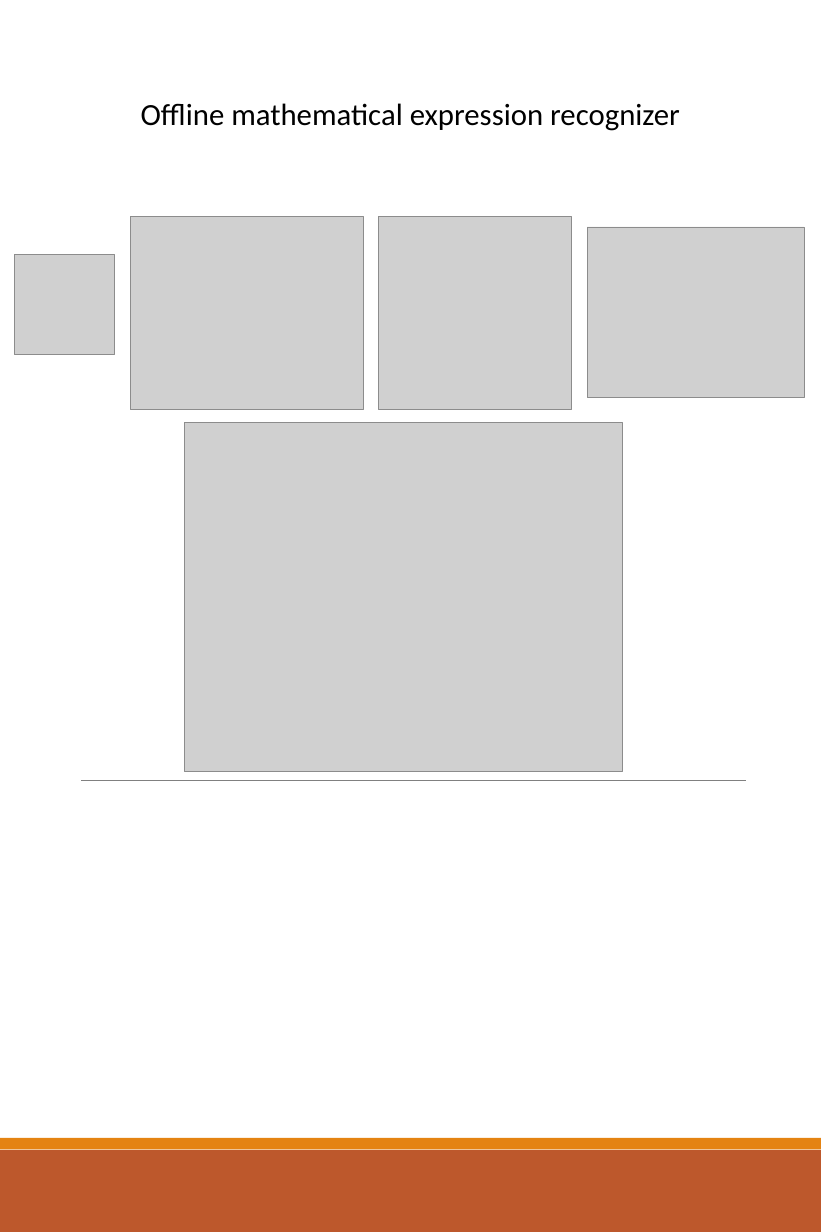
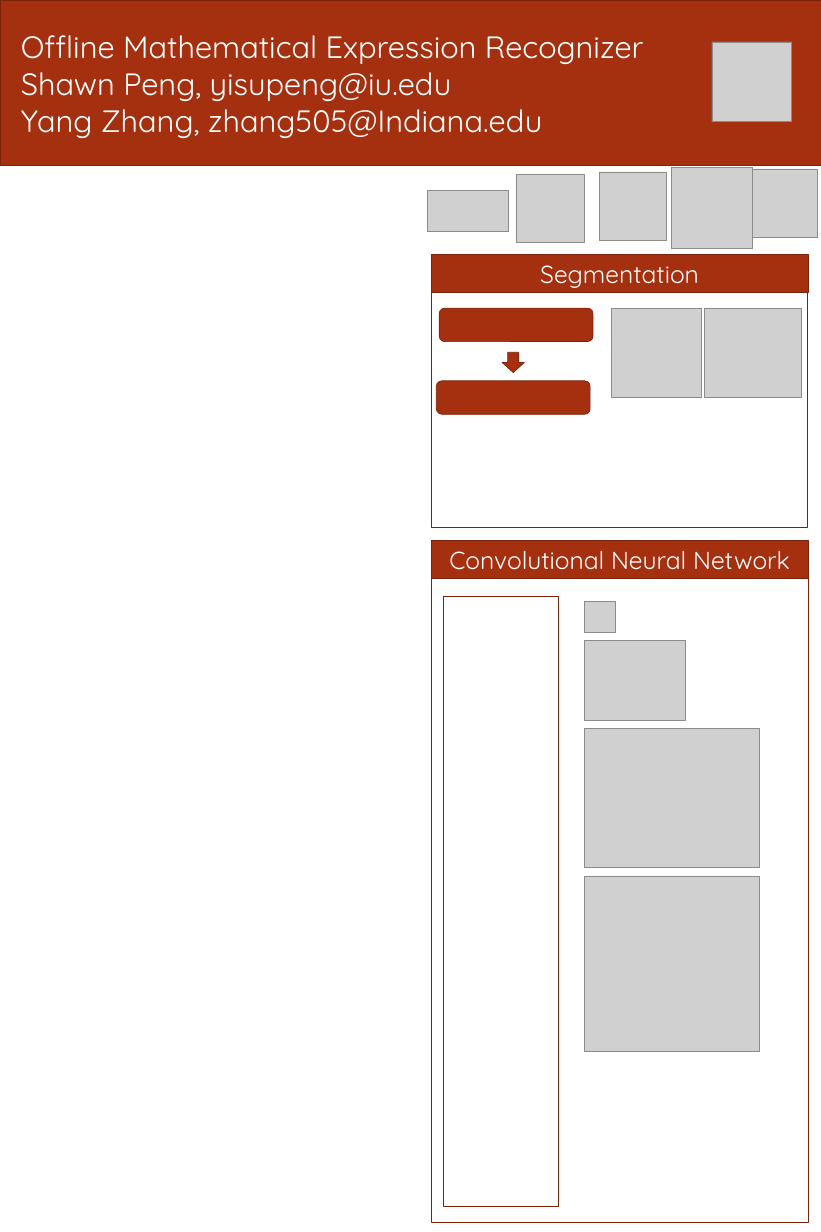
Before and after one commit to shawn-peng/math-expr-recognition, a slide deck: slide 1 of poster/poster.pptx. Drawn at 821x1232 pixels with LibreOffice and Linux fonts; fonts in the diff are those of the drawing; grey boxes stand for pictures. Boxes give left, top, right and bottom in pixels: in the first picture for what was removed or moved away, otherwise in the second. Text is boxed around its words. In the diff, an @@ line names an element or a change of style, - is before the commit and + after.

Commit message:
change poster

```diff
--- a/poster/poster.pptx
+++ b/poster/poster.pptx
@@ rectangle "Offline Mathematical Expression Recognizer": place and size @@
-rectangle "Offline Mathematical Expression Recognizer" at (141,103,680,131)
+rectangle "Offline Mathematical Expression Recognizer" at (0,0,821,165)
@@ rectangle "Offline Mathematical Expression Recognizer" at (0,0,821,165): vertical alignment top to middle; fill none to #A53010; outline none to #7A240C 1.25 pt @@
@@ text in rectangle at (21,35,644,138): text changed; font Calibri to Quicksand; text colour #000000 to #FFFFFF @@
-Offline mathematical expression recognizer
+Offline Mathematical Expression Recognizer
+Shawn Peng, yisupeng@iu.edu
+Yang Zhang, zhang505@Indiana.edu
@@ picture added at (712,42,791,122) @@
@@ picture added at (516,174,584,242) @@
@@ picture added at (599,172,666,241) @@
@@ picture added at (672,167,752,248) @@
@@ picture added at (752,169,817,237) @@
@@ picture added at (427,190,508,231) @@
@@ group added at (431,255,808,527): 2 rounded rectangles, 2 rectangles, 2 pictures, 1 down arrow @@
+Segmentation
@@ picture removed at (184,422,622,771) @@
@@ rectangle added at (431,540,808,578), fill #A53010, outline #7A240C 1.25 pt, 43.2 pt, text #FFFFFF @@
+Convolutional Neural Network
@@ rectangle added at (431,578,808,1222), outline #7A240C 1.25 pt @@
@@ rectangle added at (443,596,558,1206), outline #7A240C 1.25 pt @@
@@ picture: place and size @@
-picture at (14,254,115,354)
+picture at (585,601,615,632)
@@ picture: place and size @@
-picture at (587,227,804,397)
+picture at (584,640,685,720)
@@ picture: place and size @@
-picture at (131,217,363,409)
+picture at (584,728,759,867)
@@ line removed from (81, 780) to (746, 780) @@
@@ picture: place and size @@
-picture at (378,217,571,409)
+picture at (585,876,760,1051)
@@ rectangle removed at (0,1137,821,1149) @@
@@ rectangle removed at (0,1149,821,1232) @@
```
